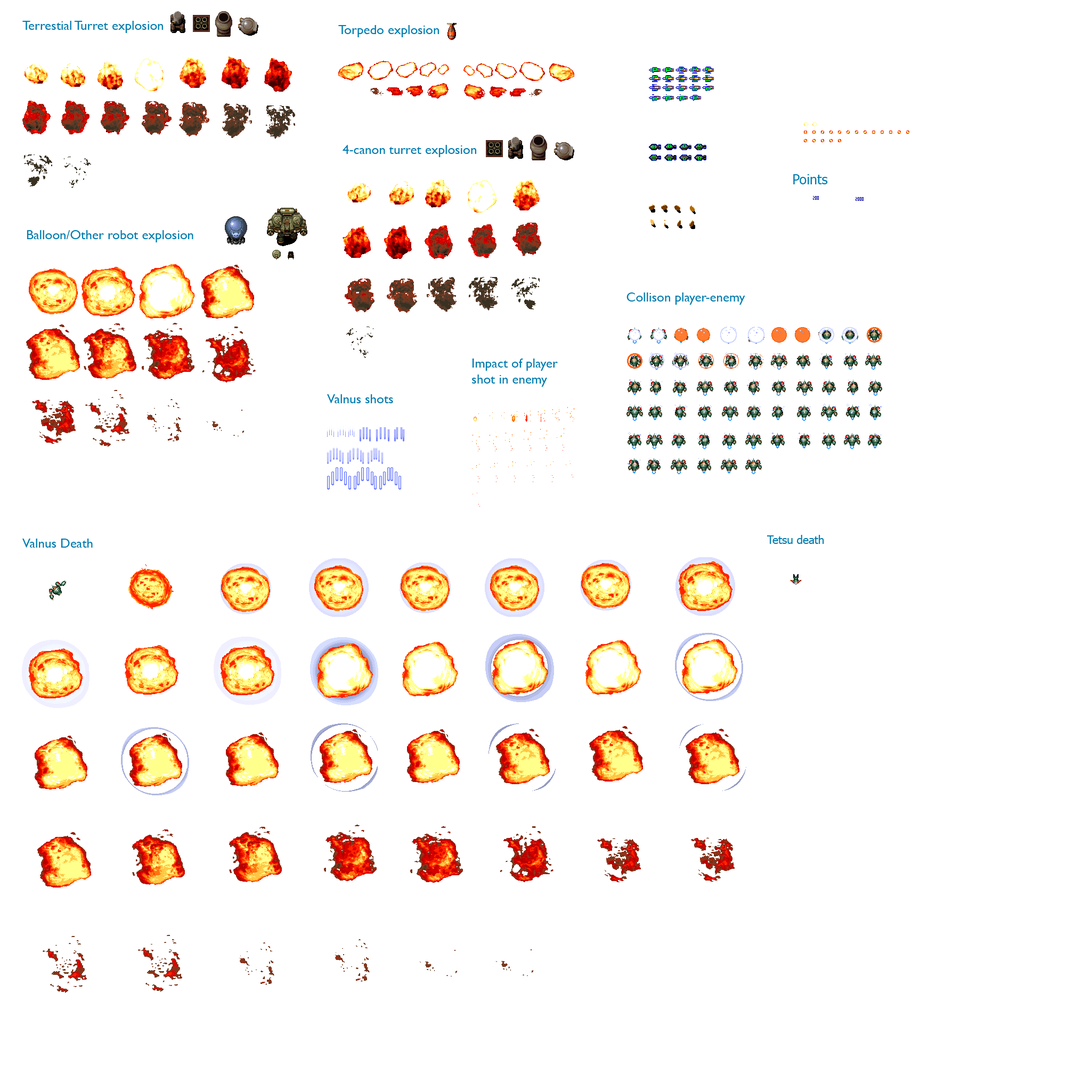
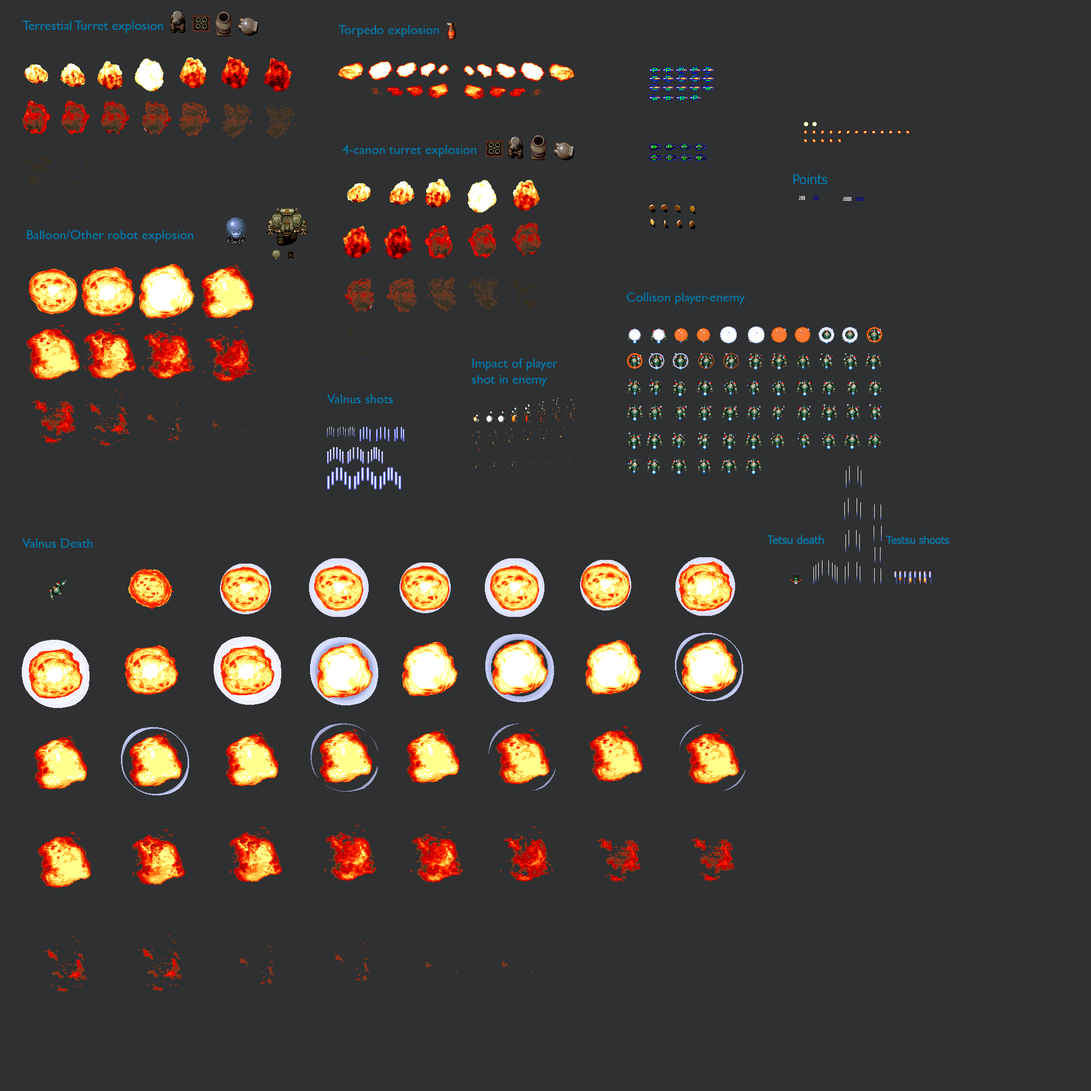
Layered file, before and after one edit (1091×1091). Changes by layer:
added layer "Testsu shoots" above "Capa 2" over <box>886,535,950,545</box>
added layer "Capa 2" above "Capa 1" over <box>813,466,932,585</box>
added layer "Fons" over <box>0,0,1091,1091</box>
